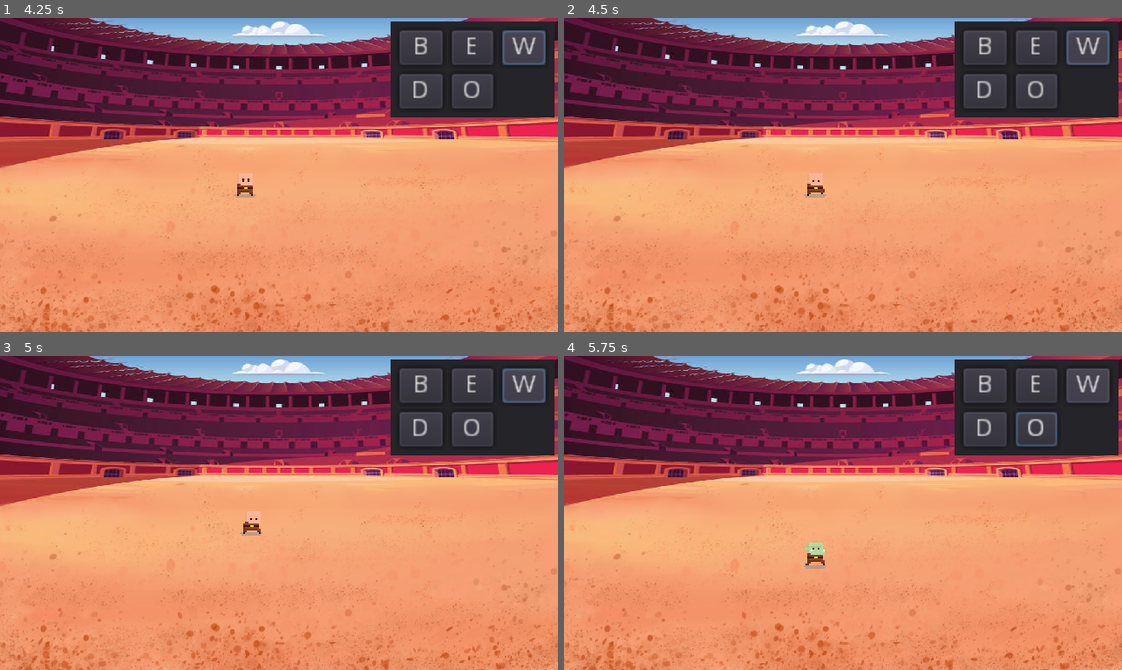
Above: before the commit, frames 1-4 (two rows, left to right).
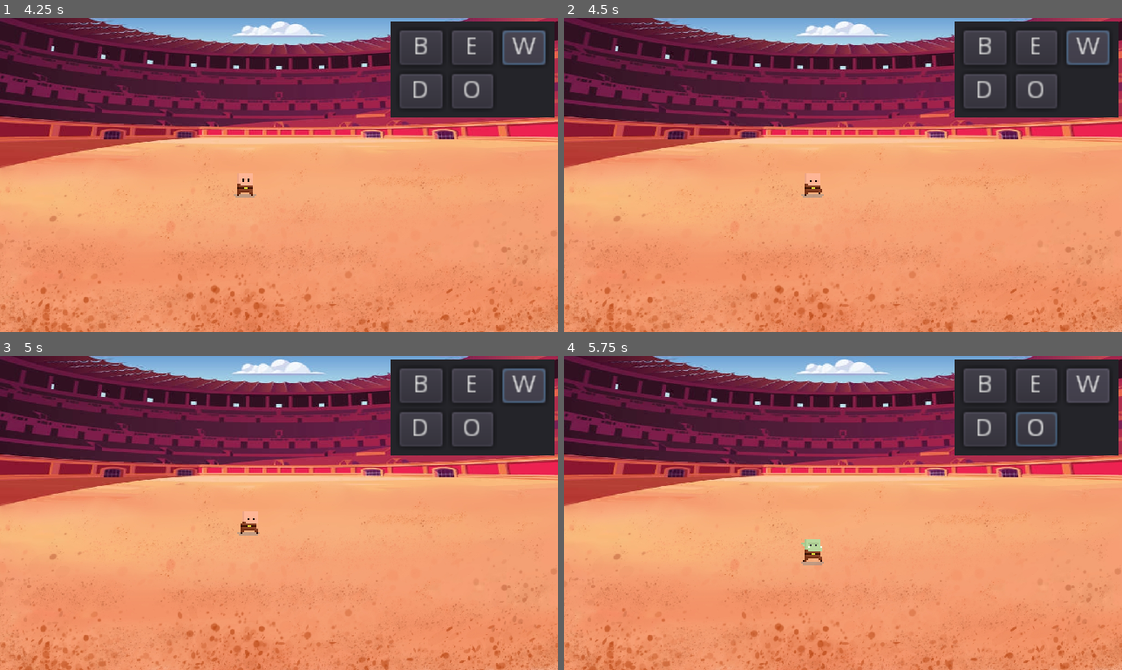
Above: after the commit, the same moments.

Repository: woliveira82/godot-arena
Game: Godot game, scene res://src/game/levels/Arena.tscn
Same seed, same stepped clock (60 frames per second), same inputs: the game is played once before the commit and once after it.
Inputs:
- Up to frame 1 (4.25 s): click "B" at 0.5 s; click "D" at 1.25 s; click "E" at 2 s; click "O" at 2.75 s; click "W" at 3.5 s
- Up to frame 2 (4.5 s): tap Enter at 4.25 s; hold Right (ui_right) from 4.28 s (still down); tap Space (attack) at 4.35 s
- Up to frame 3 (5 s): keep holding Right (ui_right)
- Up to frame 4 (5.75 s): tap Space (attack) at 5, 5.1 s; release Right (ui_right) at 5.03 s; hold Down (ui_down) from 5.03 s (still down)

Frame 1 is identical in both runs. In frame 2, less than 0.1% of the frame differs, in the area x 42-48%, y 49-58%; in frame 3, less than 0.1%; in frame 4, 0.3%, in the area x 42-48%, y 58-68%.

Commit message:
feat: add damage animation

Diff:
--- a/src/game/characters/Enemy.tscn
+++ b/src/game/characters/Enemy.tscn
@@ -1,11 +1,19 @@
-[gd_scene load_steps=2 format=2]
+[gd_scene load_steps=3 format=2]
 
 [ext_resource path="res://src/game/characters/resources/Orc.tres" type="SpriteFrames" id=1]
+
+[sub_resource type="CapsuleShape2D" id=1]
+radius = 1.0
+height = 8.0
 
 [node name="KinematicBody2D" type="KinematicBody2D"]
 
 [node name="AnimatedSprite" type="AnimatedSprite" parent="."]
+position = Vector2( 0, -8 )
 frames = ExtResource( 1 )
 animation = "Run"
 
 [node name="CollisionShape2D" type="CollisionShape2D" parent="."]
+position = Vector2( 0, -1 )
+rotation = 1.5708
+shape = SubResource( 1 )
--- a/src/game/characters/Player.gd
+++ b/src/game/characters/Player.gd
@@ -5,19 +5,20 @@
 const FRICTION = 500
 
 onready var animated_sprite = $AnimatedSprite
-onready var timer_attack = $TimerAttack
+onready var timer_input = $TimerInput
 
 enum {
 	IDLE,
 	MOVE,
 	ATTACK,
+	DAMAGE,
 	DYING
 }
 
 var state = MOVE
 var rng = RandomNumberGenerator.new()
 var velocity = Vector2.ZERO
-var facing_right = true
+var allow_input = true
 export var alt_animation = false
 
 
@@ -27,26 +28,30 @@
 
 
 func _physics_process(delta):
-	var input = _get_input_vector()
-	if state != ATTACK:
+	var input = Vector2.ZERO
+	if allow_input:
 		if Input.is_action_just_pressed("attack"):
-			state = ATTACK
+			_disable_input(1.0, ATTACK)
 
 		else:
+			input = _get_input_vector()
 			state = IDLE if input == Vector2.ZERO else MOVE
 
-		match state:
-			IDLE:
-				_idle()
+	match state:
+		IDLE:
+			_idle(delta)
 
-			MOVE:
-				_move(input)
+		MOVE:
+			_move(delta, input)
 
-			ATTACK:
-				_attack()
+		ATTACK:
+			_attack(delta)
 
-			DYING:
-				pass
+		DAMAGE:
+			_damage(delta)
+
+		DYING:
+			_dying(delta)
 
 	velocity = move_and_slide(velocity)
 
@@ -69,20 +74,29 @@
 		animated_sprite.flip_h = true
 
 
-func _idle():
+func _idle(delta):
 	animated_sprite.play("Idle 1")
 	velocity = velocity.move_toward(Vector2.ZERO, FRICTION)
 
 
-func _move(input):
+func _move(delta, input):
 	animated_sprite.play("Run")
-	velocity = velocity.move_toward(input * MAX_SPEED, ACCELERATION)
+	velocity = velocity.move_toward(input * MAX_SPEED, ACCELERATION * delta)
 
 
-func _attack():
+func _attack(delta):
 	animated_sprite.play("Attack")
+	velocity = velocity.move_toward(Vector2.ZERO, FRICTION * delta)
+
+
+func _damage(delta):
+	animated_sprite.play("Damage")
+	velocity = velocity.move_toward(Vector2.ZERO, FRICTION * delta)
+
+
+func _dying(delta):
+	animated_sprite.play("Damage")
 	velocity = velocity.move_toward(Vector2.ZERO, FRICTION)
-	timer_attack.start()
 
 
 func update_frames(resource):
@@ -93,5 +107,17 @@
 	state = IDLE
 
 
+func _disable_input(duration, new_state):
+	allow_input = false
+	timer_input.start(duration)
+	state = new_state
+
+
 func _on_Hurtbox_hit(area):
-	print(area.position)
+	_disable_input(0.5, DAMAGE)
+	var push_force = 150 if area.global_position.x < position.x else -150
+	velocity.x += push_force
+
+
+func _on_TimerInput_timeout():
+	allow_input = true
--- a/src/game/characters/Player.tscn
+++ b/src/game/characters/Player.tscn
@@ -20,16 +20,12 @@
 [node name="AnimatedSprite" type="AnimatedSprite" parent="."]
 position = Vector2( 0, -8 )
 frames = ExtResource( 2 )
-animation = "Idle 1"
+animation = "Damage"
 
 [node name="CollisionShape2D" type="CollisionShape2D" parent="."]
 position = Vector2( 0, -1 )
 rotation = 1.5708
 shape = SubResource( 15 )
-
-[node name="TimerAttack" type="Timer" parent="."]
-process_mode = 0
-one_shot = true
 
 [node name="Hurtbox" parent="." instance=ExtResource( 3 )]
 collision_layer = 4
@@ -39,7 +35,10 @@
 position = Vector2( -0.5, -7.5 )
 shape = SubResource( 16 )
 
-[connection signal="timeout" from="TimerAttack" to="." method="_on_TimerAttack_timeout"]
+[node name="TimerInput" type="Timer" parent="."]
+one_shot = true
+
 [connection signal="hit" from="Hurtbox" to="." method="_on_Hurtbox_hit"]
+[connection signal="timeout" from="TimerInput" to="." method="_on_TimerInput_timeout"]
 
 [editable path="Hurtbox"]
--- a/src/game/characters/resources/Black.tres
+++ b/src/game/characters/resources/Black.tres
@@ -13,6 +13,18 @@
 [sub_resource type="AtlasTexture" id=3]
 atlas = ExtResource( 1 )
 region = Rect2( 0, 32, 16, 16 )
+
+[sub_resource type="AtlasTexture" id=25]
+atlas = ExtResource( 1 )
+region = Rect2( 16, 32, 16, 16 )
+
+[sub_resource type="AtlasTexture" id=24]
+atlas = ExtResource( 1 )
+region = Rect2( 0, 32, 16, 16 )
+
+[sub_resource type="AtlasTexture" id=26]
+atlas = ExtResource( 1 )
+region = Rect2( 0, 0, 16, 16 )
 
 [sub_resource type="AtlasTexture" id=4]
 atlas = ExtResource( 1 )
@@ -101,6 +113,11 @@
 "name": "Attack",
 "speed": 3.0
 }, {
+"frames": [ SubResource( 25 ), SubResource( 25 ), SubResource( 24 ), SubResource( 26 ) ],
+"loop": true,
+"name": "Damage",
+"speed": 6.0
+}, {
 "frames": [ SubResource( 4 ), SubResource( 5 ), SubResource( 4 ) ],
 "loop": true,
 "name": "Idle 1",
--- a/src/game/levels/Arena.tscn
+++ b/src/game/levels/Arena.tscn
@@ -37,6 +37,7 @@
 
 [node name="Player" parent="." instance=ExtResource( 2 )]
 position = Vector2( 141, 103 )
+alt_animation = true
 
 [node name="TestPanel" type="Panel" parent="."]
 anchor_right = 1.0
@@ -87,11 +88,11 @@
 text = "W"
 
 [node name="HitboxTeste" type="Area2D" parent="."]
+position = Vector2( 20, 110 )
 collision_layer = 0
 collision_mask = 4
 
 [node name="CollisionShape2D" type="CollisionShape2D" parent="HitboxTeste"]
-position = Vector2( 20, 109 )
 shape = SubResource( 4 )
 
 [connection signal="button_down" from="TestPanel/ButtonBlack" to="." method="_on_ButtonBlack_button_down"]
--- a/src/game/utils/Hurtbox.gd
+++ b/src/game/utils/Hurtbox.gd
@@ -13,6 +13,9 @@
 
 
 func _on_Hurtbox_area_entered(area):
+	print('area.position')
+	print(area.global_position)
+
 	if not invencible:
 		invencible = true
 		emit_signal('hit', area)
Not shown: 1 places in src/game/characters/resources/Black.tres that only renumber resources
